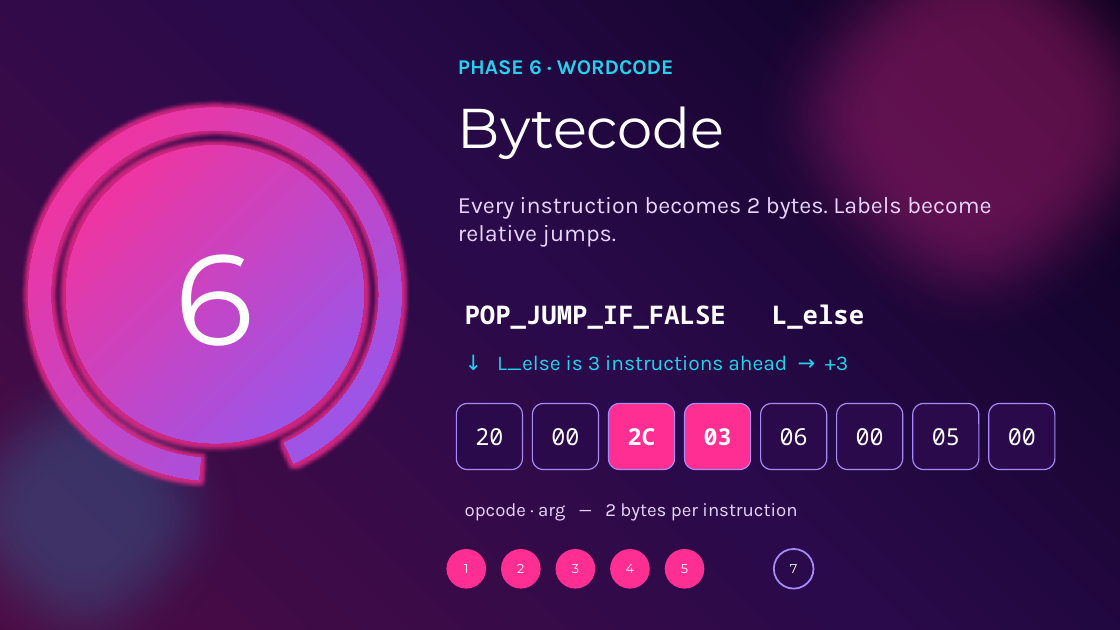
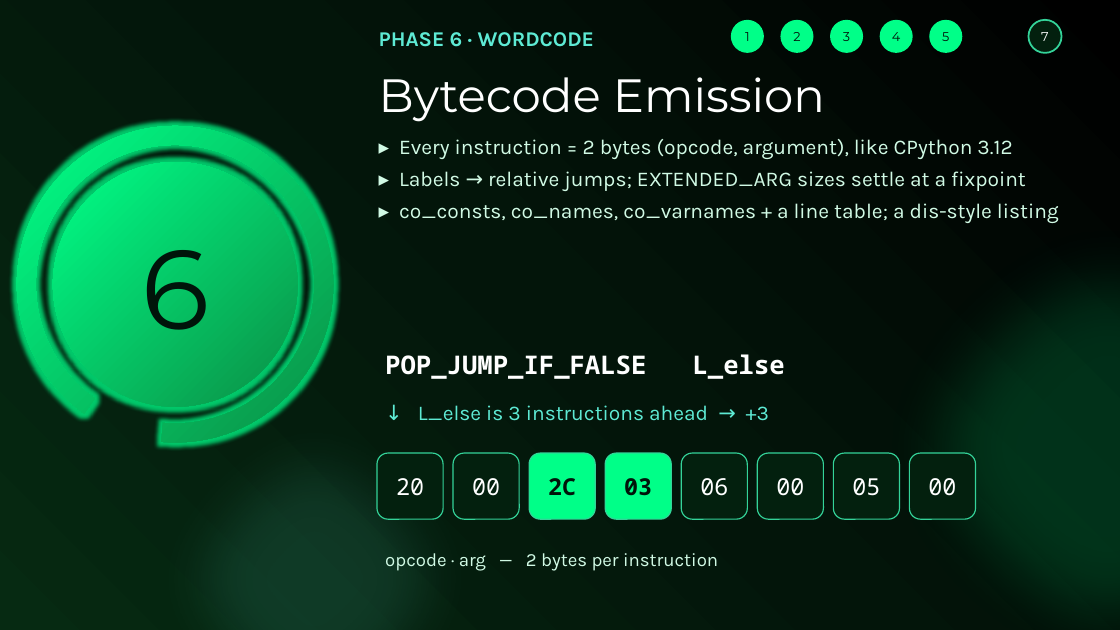
Before and after one commit to OrangeSorbet/Ouroboros, a slide deck: slide 14 of docs/Ouroboros_TOC_Endsem.pptx (slide 9 before the commit). Drawn at 1120x630 pixels with LibreOffice and Linux fonts; fonts in the diff are those of the drawing. Boxes give left, top, right and bottom in pixels: in the first picture for what was removed or moved away, otherwise in the second. Text is boxed around its words. In the diff, an @@ line names an element or a change of style, - is before the commit and + after.

```diff
--- a/docs/Ouroboros_TOC_Endsem.pptx
+++ b/docs/Ouroboros_TOC_Endsem.pptx
@@ background gradient #0B0120 to #2A0A4A to #4C0B45 to gradient #000000 to #03150A to #062A12 @@
@@ text "PHASE 6 · WORDCODE" at (x1=379, y1=32, x2=594, y2=47): text colour #22D3EE to #5EEAD4 @@
@@ text "PHASE 6 · WORDCODE" moved from (x1=458, y1=60, x2=673, y2=75) to (x1=379, y1=32, x2=594, y2=47) @@
@@ ellipse removed at (x1=728, y1=0, x2=1120, y2=365) @@
@@ ellipse "1" resized from (x1=446, y1=549, x2=486, y2=589) to (x1=731, y1=20, x2=764, y2=53) @@
@@ ellipse "2" resized from (x1=501, y1=549, x2=540, y2=589) to (x1=781, y1=20, x2=813, y2=53) @@
@@ ellipse "3" resized from (x1=555, y1=549, x2=595, y2=589) to (x1=830, y1=20, x2=863, y2=53) @@
@@ ellipse "4" resized from (x1=610, y1=549, x2=649, y2=589) to (x1=880, y1=20, x2=912, y2=53) @@
@@ text colour #FFFFFF to #00140A; fill #FF2E93 to #00FF88 in 5 elements at (x1=731, y1=20, x2=764, y2=53), (x1=781, y1=20, x2=813, y2=53), (x1=830, y1=20, x2=863, y2=53), (x1=880, y1=20, x2=912, y2=53), (x1=929, y1=20, x2=962, y2=53) @@
@@ ellipse "5" resized from (x1=665, y1=549, x2=704, y2=589) to (x1=929, y1=20, x2=962, y2=53) @@
@@ ellipse "7" resized from (x1=774, y1=549, x2=813, y2=589) to (x1=1028, y1=20, x2=1061, y2=53) @@
@@ ellipse "7" at (x1=1028, y1=20, x2=1061, y2=53): fill #2A0A4A to #03200E; outline #A78BFA 1.5 pt to #34D399 1.5 pt @@
@@ text at (x1=379, y1=77, x2=825, y2=122): text changed; size 48 to 40 pt @@
-Bytecode
+Bytecode Emission
@@ arch (boxed as its full ring) resized from (x1=29, y1=108, x2=402, y2=481) to (x1=17, y1=126, x2=334, y2=443) @@
@@ arch (boxed as its full ring) at (x1=17, y1=126, x2=334, y2=443): fill gradient #FF2E93 to #8B5CF6 to gradient #00FF88 to #0B8F45; proportions changed @@
@@ text "▸ Every instruction = 2 ..." at (x1=399, y1=139, x2=1059, y2=223): vertical alignment middle to top @@
@@ text at (x1=399, y1=139, x2=1059, y2=223): text changed; size 20 to 18 pt; text colour #E9D5FF to #D1FAE5 @@
-Every instruction becomes 2 bytes. Labels become relative jumps.
+▸ Every instruction = 2 bytes (opcode, argument), like CPython 3.12
+▸ Labels → relative jumps; EXTENDED_ARG sizes settle at a fixpoint
+▸ co_consts, co_names, co_varnames + a line table; a dis-style listing
@@ ellipse "6" resized from (x1=66, y1=145, x2=364, y2=443) to (x1=53, y1=162, x2=297, y2=407) @@
@@ ellipse "6" at (x1=53, y1=162, x2=297, y2=407): size 110 to 96 pt, text colour #FFFFFF to #00140A; fill gradient #FF2E93 to #8B5CF6 to gradient #00FF88 to #0B8F45 @@
@@ ellipse added at (x1=860, y1=198, x2=1120, y2=630), fill #00FF88 at 16% opacity @@
@@ ellipse removed at (x1=0, y1=331, x2=265, y2=630) @@
@@ 6 rounded rectangles, 3 texts moved together from (x1=456, y1=304, x2=980, y2=521) to (x1=377, y1=354, x2=900, y2=571) @@
@@ ellipse added at (x1=132, y1=397, x2=496, y2=630), fill #5EEAD4 at 12% opacity @@
@@ text "↓ L_else is 3 instructions ..." at (x1=418, y1=405, x2=769, y2=421): text colour #22D3EE to #5EEAD4 @@
@@ rounded rectangle "2C" at (x1=529, y1=453, x2=596, y2=519): text colour #FFFFFF to #00140A; fill #FF2E93 to #00FF88; outline #A78BFA 1 pt to #34D399 1 pt @@
@@ rounded rectangle "03" at (x1=605, y1=453, x2=671, y2=519): text colour #FFFFFF to #00140A; fill #FF2E93 to #00FF88; outline #A78BFA 1 pt to #34D399 1 pt @@
@@ fill #2A0A4A to #03200E; outline #A78BFA 1 pt to #34D399 1 pt in 6 elements at (x1=910, y1=453, x2=976, y2=519), (x1=377, y1=453, x2=444, y2=519), (x1=453, y1=453, x2=519, y2=519), (x1=833, y1=453, x2=900, y2=519), (x1=681, y1=453, x2=748, y2=519), (x1=758, y1=453, x2=824, y2=519) @@
@@ rounded rectangle "00" moved from (x1=989, y1=403, x2=1055, y2=470) to (x1=758, y1=453, x2=824, y2=519) @@
@@ rounded rectangle "00" moved from (x1=837, y1=403, x2=903, y2=470) to (x1=910, y1=453, x2=976, y2=519) @@
@@ text "opcode · arg — 2 ..." at (x1=385, y1=553, x2=718, y2=571): text colour #E9D5FF to #D1FAE5 @@
```
Also in this commit, not shown: 6 other slides changed, 11 slides added, 4 slides removed, 11 other files.
